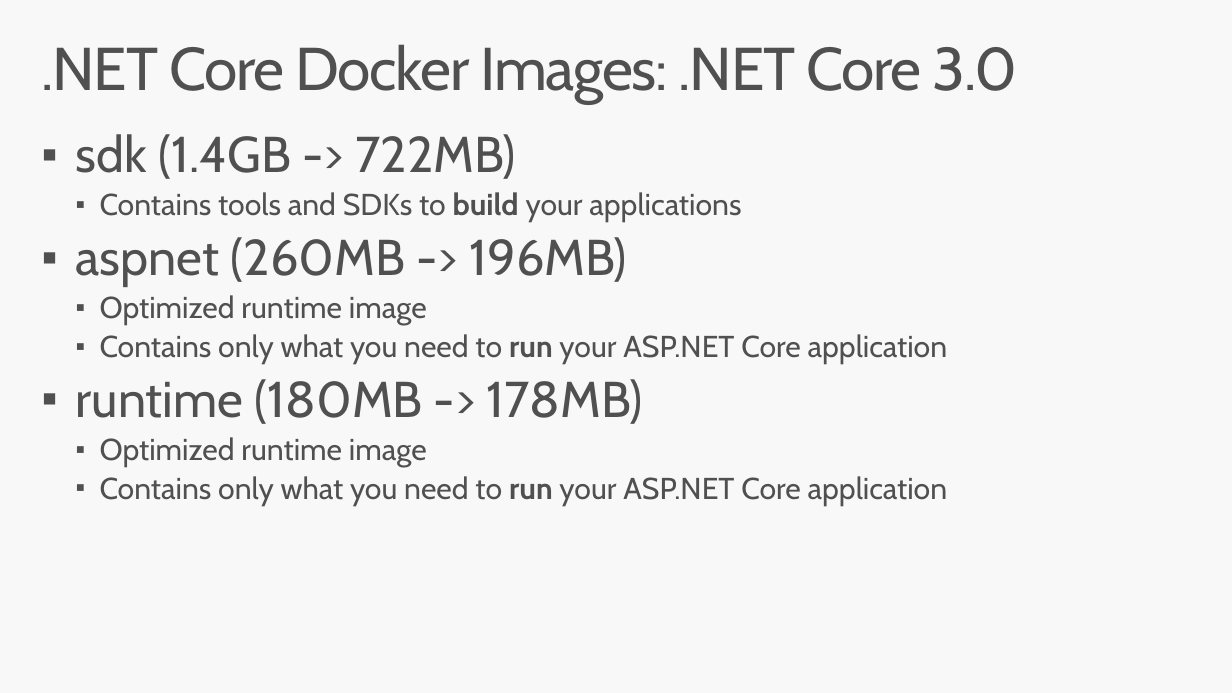
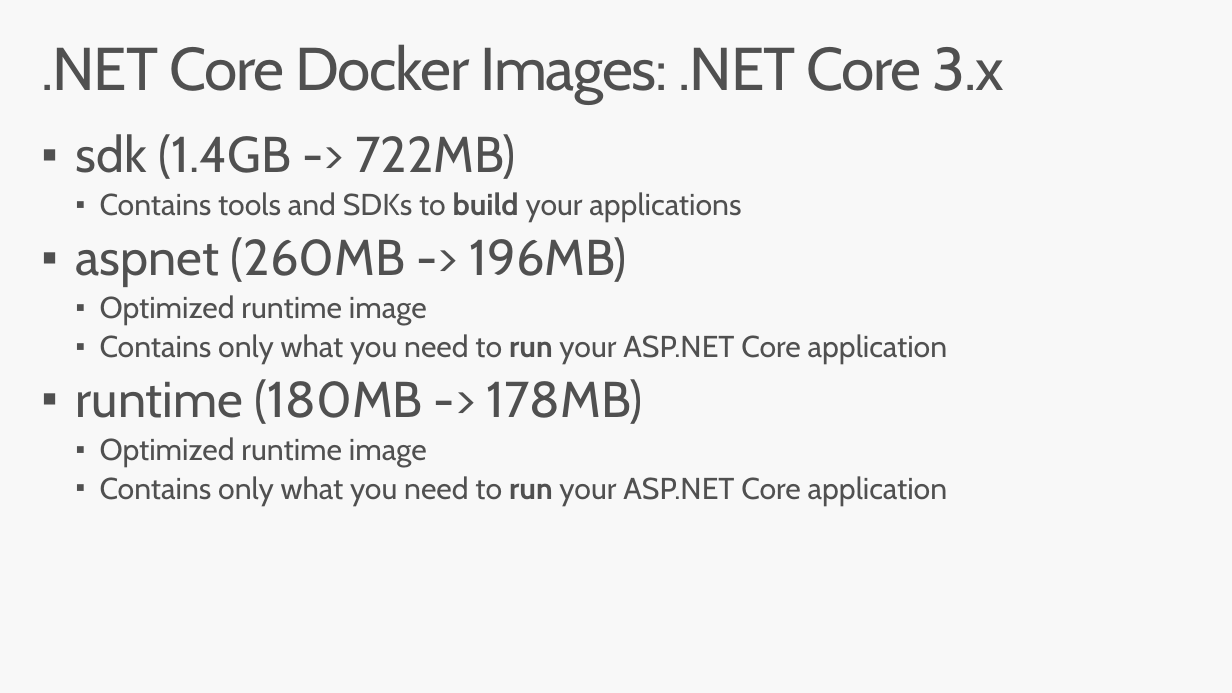
Before and after one commit to dotnet-presentations/dotnetcore-workshop, a slide deck: slide 13 of NET-Core-Containers/netcore-containers.pptx. Drawn at 1232x693 pixels with LibreOffice and Linux fonts; fonts in the diff are those of the drawing. Boxes give left, top, right and bottom in pixels: in the first picture for what was removed or moved away, otherwise in the second. Text is boxed around its words. In the diff, an @@ line names an element or a change of style, - is before the commit and + after.

Commit message:
PPT updates

```diff
--- a/NET-Core-Containers/netcore-containers.pptx
+++ b/NET-Core-Containers/netcore-containers.pptx
@@ title at box(42, 44, 1004, 103): text changed @@
-.NET Core Docker Images: .NET Core 3.0
+.NET Core Docker Images: .NET Core 3.x
```
Also in this commit, not shown: 1 other file.
